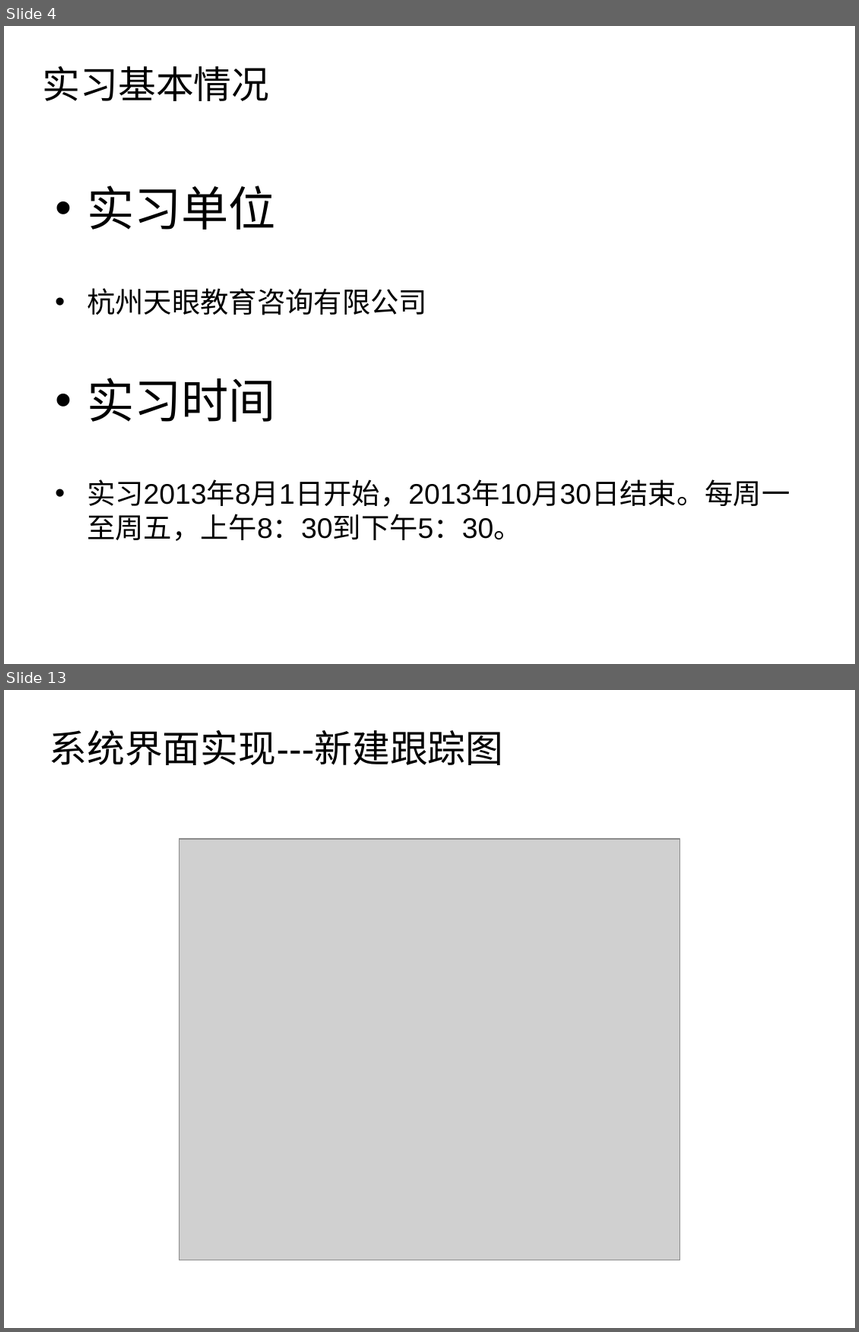
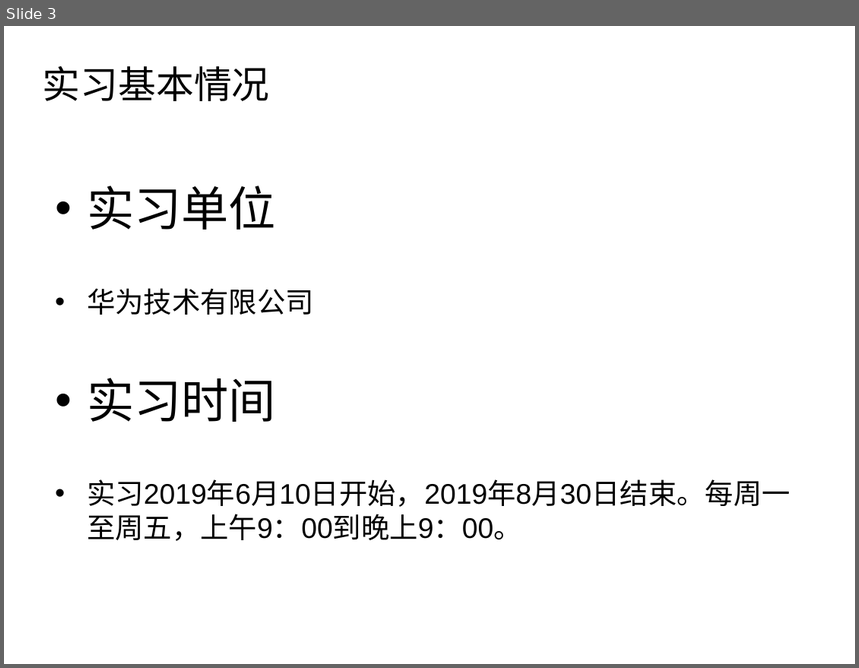
Before and after one commit to iCodeZone/shixi, a slide deck: 6.实习答辩.ppt. Shown one above the other, each under a label of ours: slides 4 and 13 before the commit, slide 3 after it; the slides between them are not shown. The pictures are 859x1332 and 859x668 pixels, drawn with LibreOffice and Linux fonts; fonts in the diff are those of the drawing; grey boxes stand for pictures; background and template pictures are left out. Boxes give left, top, right and bottom in pixels: in the first picture for what was removed or moved away, otherwise in the second. Text is boxed around its words. In the diff, an @@ line names an element or a change of style, - is before the commit and + after.

```diff
--- a/6.实习答辩.ppt
+++ b/6.实习答辩.ppt
@@ slide 13 removed at [4,690,855,1328], background picture (left out) @@
@@ title removed at [50,730,504,765] @@
-系统界面实现---新建跟踪图
@@ picture removed at [180,839,680,1260] @@
@@ what was slide 4 is now slide 3 @@
@@ slide 3 changed as well @@
@@ text at [87,288,314,315]: text changed @@
-• 杭州天眼教育咨询有限公司
+• 华为技术有限公司
@@ text at [87,480,791,541]: text changed @@
-• 实习2013年8月1日开始，2013年10月30日结束。每周一至周五，上午8：30到下午5：30。
+• 实习2019年6月10日开始，2019年8月30日结束。每周一至周五，上午9：00到晚上9：00。
```
Also in this commit, not shown: 4 other slides changed, 7 slides added, 13 other slides removed, 2 other files.
